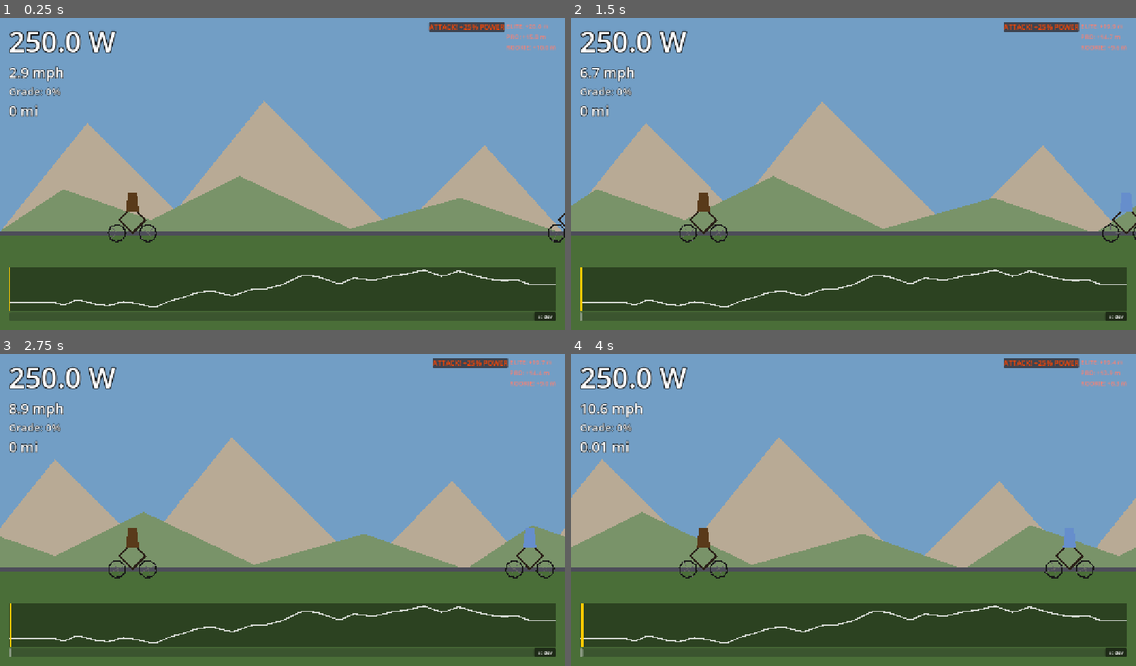
Above: before the commit, frames 1-4 (two rows, left to right).
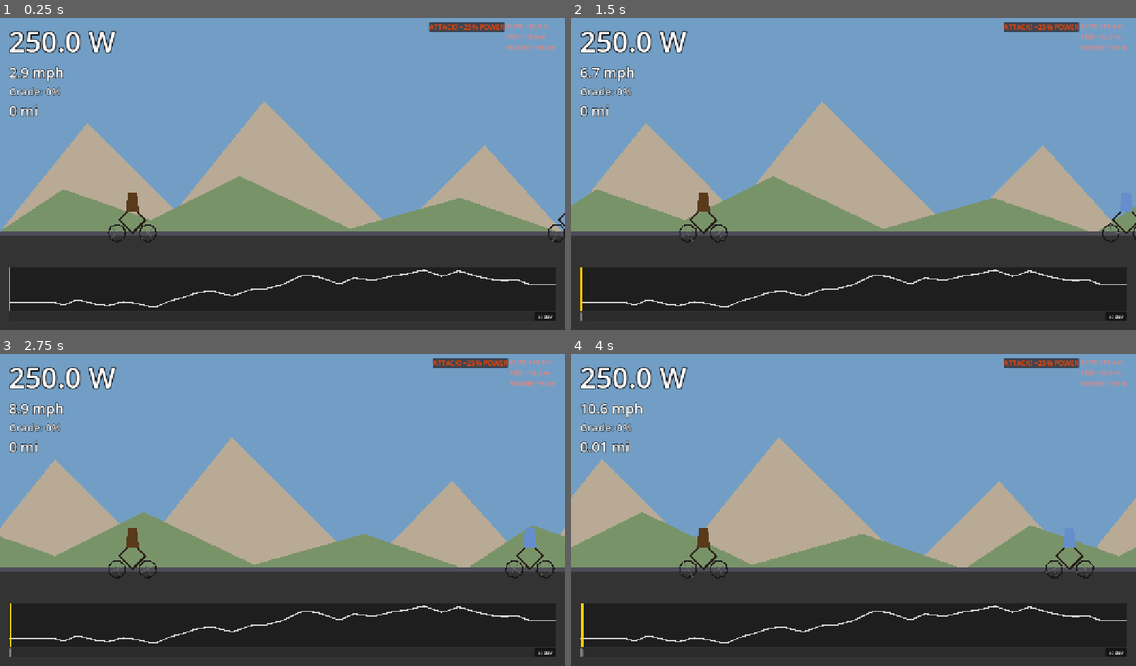
Above: after the commit, the same moments.

Repository: alexkibler/spokes-godot
Game: Godot game, scene res://src/scenes/GameScene.tscn
The game is run twice, just before and just after one commit, with the same random seed, the same clock (stepped at 60 frames per second) and the same inputs. This scene is started directly instead of the project's main scene.
Inputs (mouse positions are in pixels of both pictures, inside the frame that each line leads up to):
- Up to frame 1 (0.25 s): no input
- Up to frame 2 (1.5 s): tap Enter at 0.5 s; move the mouse to (977, 155) at 0.52 s; hold Shift 0.53-1.25 s; click (977, 155) at 0.67 s; drag from (740, 186) to (825, 236) at 1.27 s
- Up to frame 3 (2.75 s): move the mouse to (339, 438) at 2.02 s; tap Ctrl at 2.1 s; click (339, 438) at 2.17 s
- Up to frame 4 (4 s): drag from (825, 572) to (684, 460) at 2.77 s; move the mouse to (1023, 553) at 3.52 s; hold Shift from 3.53 s (still down); click (1023, 553) at 3.67 s

The runs differ from the first frame. In frame 1, 30% of the frame differs, in the area x 0-100%, y 69-100%; in frame 2, 30%; in frame 3, 30%; in frame 4, 30%.

Commit message:
smooth road!

Diff:
--- a/src/core/CourseProfile.gd
+++ b/src/core/CourseProfile.gd
@@ -31,16 +31,22 @@
     var total_dist = profile.get("totalDistanceM", 0.0)
     if total_dist <= 0: return 0.0
 
-    var wrapped = fmod(distance_m, total_dist)
-    if wrapped < 0: wrapped += total_dist
+    var num_wraps = floor(distance_m / total_dist)
+    var wrapped = distance_m - (num_wraps * total_dist)
+
+    var total_elev = 0.0
+    for segment in profile.get("segments", []):
+        total_elev += segment["distanceM"] * segment["grade"]
+
     var remaining = wrapped
-    var elevation = 0.0
+    var current_wrap_elev = 0.0
     for segment in profile.get("segments", []):
         var dist = min(remaining, segment["distanceM"])
-        elevation += dist * segment["grade"]
+        current_wrap_elev += dist * segment["grade"]
         if remaining <= segment["distanceM"]: break
         remaining -= segment["distanceM"]
-    return elevation
+
+    return (num_wraps * total_elev) + current_wrap_elev
 
 static func get_surface_at_distance(profile: Dictionary, distance_m: float) -> String:
     var total_dist = profile.get("totalDistanceM", 0.0)
--- a/src/scenes/GameScene.gd
+++ b/src/scenes/GameScene.gd
@@ -12,6 +12,7 @@
 @onready var parallax: ParallaxBackground = $ParallaxBackground
 @onready var elevation_line: Line2D = $HUD/MarginContainer/VBoxContainer/ElevationContainer/ElevationLine
 @onready var player_marker: ColorRect = $HUD/MarginContainer/VBoxContainer/ElevationContainer/PlayerMarker
+@onready var ground_line: Line2D = $Environment/Ground
 @onready var draft_badge: PanelContainer = %DraftBadge
 @onready var race_gap_panel: VBoxContainer = %RaceGapPanel
 
@@ -158,6 +159,7 @@
 	var color = SpokesTheme.BIOME_COLORS.get(spoke_id, Color.DARK_GREEN)
 	$ParallaxBackground/HillLayer/Hills.color = color.lerp(Color.BLACK, 0.2)
 	$ParallaxBackground/GroundLayer/Field.color = color.lerp(Color.BLACK, 0.4)
+	$Environment/RoadFill.color = color.lerp(Color.BLACK, 0.4)
 
 func _build_elevation_graph() -> void:
 	if not is_inside_tree() or course.is_empty(): return
@@ -173,7 +175,7 @@
 	var elev_points = []
 	for i in range(points + 1):
 		var d = (float(i) / points) * total_dist
-		elev_points.append(_get_elevation_at(course, d))
+		elev_points.append(CourseProfile.get_elevation_at_distance(course, d))
 
 	var min_elev = elev_points[0]
 	var max_elev = elev_points[0]
@@ -193,17 +195,49 @@
 		var y = container_height - ((elev_points[i] - min_elev) / range_elev) * container_height
 		elevation_line.add_point(Vector2(x, y))
 
-func _get_elevation_at(p_course: Dictionary, p_dist: float) -> float:
-	var total_dist = p_course.get("totalDistanceM", 1.0)
-	# Use a small epsilon to avoid wrapping exactly at the boundary
-	var remaining = min(p_dist, total_dist - 0.001)
-	var elevation = 0.0
-	for segment in p_course.get("segments", []):
-		var dist = min(remaining, segment["distanceM"])
-		elevation += dist * segment["grade"]
-		if remaining <= segment["distanceM"]: break
-		remaining -= segment["distanceM"]
-	return elevation
+func _update_ground_line() -> void:
+	if course.is_empty(): return
+
+	var vw = get_viewport_rect().size.x
+	if vw <= 0: vw = 1280
+
+	var points = []
+	var start_x = -500.0 # Relative to environment (which is at x=0)
+	var end_x = vw + 500.0
+	var step_x = 25.0   # pixels (0.25m per step at 100px/m)
+
+	var total_dist = course.get("totalDistanceM", 1000.0)
+	var base_elev = CourseProfile.get_elevation_at_distance(course, distance_m)
+
+	# Cache grades for extrapolation
+	var start_grade = CourseProfile.get_grade_at_distance(course, 0.0)
+	var end_grade = CourseProfile.get_grade_at_distance(course, total_dist - 0.1)
+
+	for x in range(int(start_x), int(end_x) + int(step_x), int(step_x)):
+		var d = distance_m + (float(x) - 300.0) / 100.0
+
+		var elev: float
+		if d < 0:
+			# Extrapolate backward from start
+			elev = d * start_grade
+		elif d > total_dist:
+			# Extrapolate forward from end
+			var final_elev = CourseProfile.get_elevation_at_distance(course, total_dist)
+			elev = final_elev + (d - total_dist) * end_grade
+		else:
+			elev = CourseProfile.get_elevation_at_distance(course, d)
+
+		# Match the steepness scaling of the physics exaggeration (3.0 factor)
+		var y = -(elev - base_elev) * 100.0 * 3.0
+		points.append(Vector2(x, y))
+
+	ground_line.points = PackedVector2Array(points)
+
+	# Update RoadFill polygon to cover the area below the line
+	var poly_points = points.duplicate()
+	poly_points.append(Vector2(end_x, 1000.0)) # Far below screen
+	poly_points.append(Vector2(start_x, 1000.0))
+	$Environment/RoadFill.polygon = PackedVector2Array(poly_points)
 
 func _physics_process(delta: float) -> void:
 	if is_complete: return
@@ -360,22 +394,35 @@
 	# Parallax scrolling
 	parallax.scroll_offset.x -= velocity_ms * delta * 100.0
 
-	# Rotate the environment
-	var target_rot = -atan(current_grade * 3.0)
-	environment.rotation = lerp_angle(environment.rotation, target_rot, delta * 2.0)
+	# Deform road to match elevation graph
+	_update_ground_line()
 
 	# Animate Player
 	wheel_rotation += velocity_ms * delta * 10.0
 	_animate_cyclist(player_cyclist, wheel_rotation, velocity_ms)
 
+	# Position and Rotate Player on road (Pivot at player distance)
+	var p_grade = CourseProfile.get_grade_at_distance(course, distance_m)
+	player_cyclist.position.y = 0
+	player_cyclist.rotation = lerp_angle(player_cyclist.rotation, -atan(p_grade * 3.0), delta * 10.0)
+
 	# Animate and Position Ghosts
+	var base_elev = CourseProfile.get_elevation_at_distance(course, distance_m)
 	for g in ghosts:
 		var g_node = g["node"]
 		var relative_x = (g["distance_m"] - distance_m) * 100.0
 		g_node.position.x = 300.0 + relative_x
 
+		var g_elev = CourseProfile.get_elevation_at_distance(course, g["distance_m"])
+		var g_grade = CourseProfile.get_grade_at_distance(course, g["distance_m"])
+		g_node.position.y = -(g_elev - base_elev) * 100.0 * 3.0
+		g_node.rotation = lerp_angle(g_node.rotation, -atan(g_grade * 3.0), delta * 10.0)
+
 		g["wheel_rotation"] += g["velocity_ms"] * delta * 10.0
 		_animate_cyclist(g_node, g["wheel_rotation"], g["velocity_ms"])
+
+	# Environment stays level as the ground itself is now deformed
+	environment.rotation = 0
 
 	# Update Player marker on elevation graph
 	var total_dist = course.get("totalDistanceM", 1.0)
--- a/src/scenes/GameScene.tscn
+++ b/src/scenes/GameScene.tscn
@@ -46,6 +46,9 @@
 
 [node name="Environment" type="Node2D" parent="."]
 position = Vector2(0, 500)
+
+[node name="RoadFill" type="Polygon2D" parent="Environment"]
+color = Color(0.2, 0.2, 0.2, 1)
 
 [node name="Ground" type="Line2D" parent="Environment"]
 points = PackedVector2Array(-2000, 0, 5000, 0)
--- a/tests/test_course_profile.gd
+++ b/tests/test_course_profile.gd
@@ -73,8 +73,12 @@
 	# After 500 m of −3% descent: 50 − 500 * 0.03 = 35 m
 	assert_almost_eq(CourseProfile.get_elevation_at_distance(simple_course, 2500.0), 35.0, 0.00001)
 
-	# Elevation at 3000 m (modulo 3000 = 0) is 0
-	assert_almost_eq(CourseProfile.get_elevation_at_distance(simple_course, 3000.0), 0.0, 0.00001)
+	# Elevation at 3000 m is the accumulated elevation (20m), not wrapped to 0
+	assert_almost_eq(CourseProfile.get_elevation_at_distance(simple_course, 3000.0), 20.0, 0.00001)
+
+	# it wraps around continuously
+	assert_almost_eq(CourseProfile.get_elevation_at_distance(simple_course, 6000.0), 40.0, 0.00001)
+	assert_almost_eq(CourseProfile.get_elevation_at_distance(simple_course, -3000.0), -20.0, 0.00001)
 
 # ─── getSurfaceAtDistance ─────────────────────────────────────────────────────
 
Not shown, changed: ALGORITHMS_OVERVIEW.md
